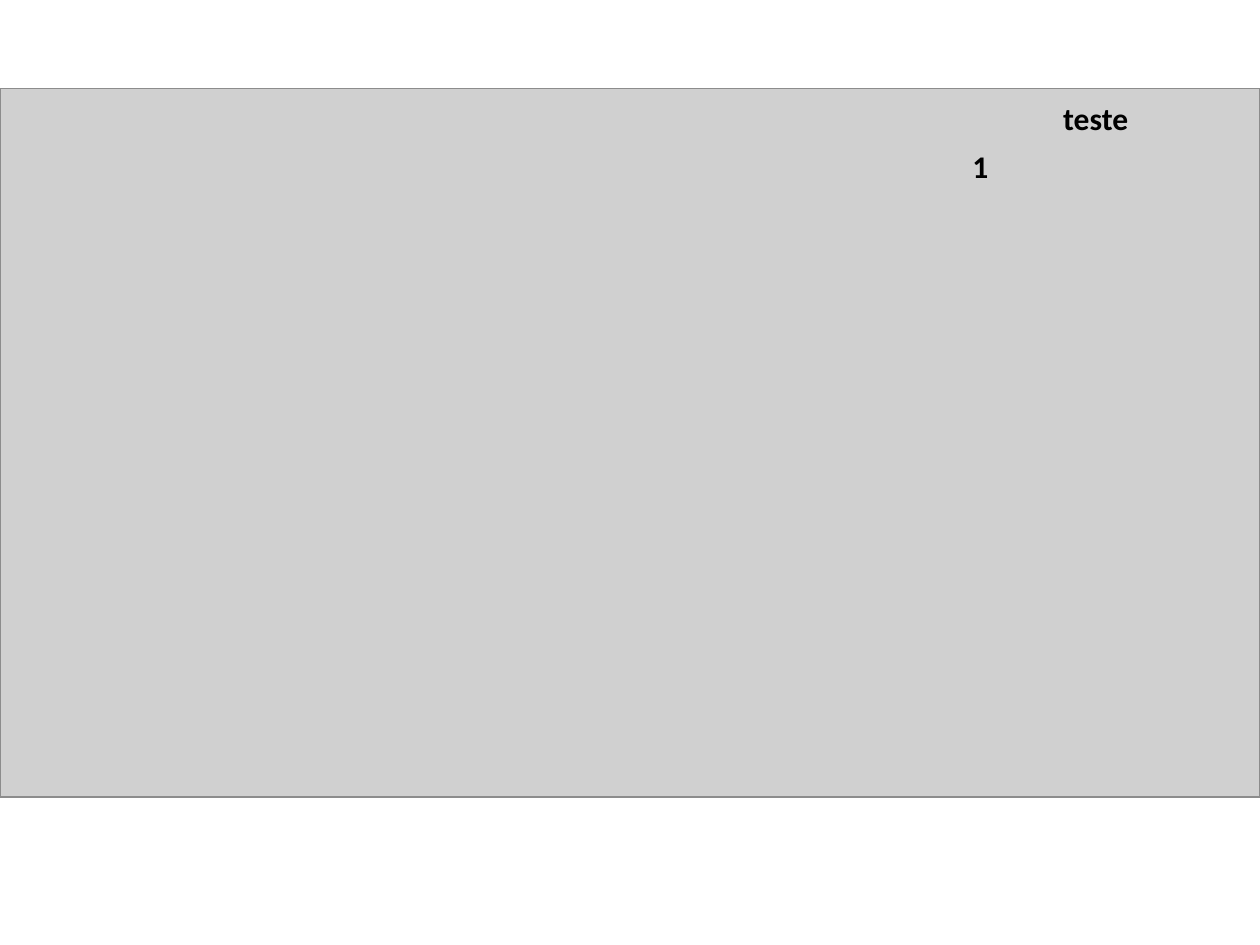
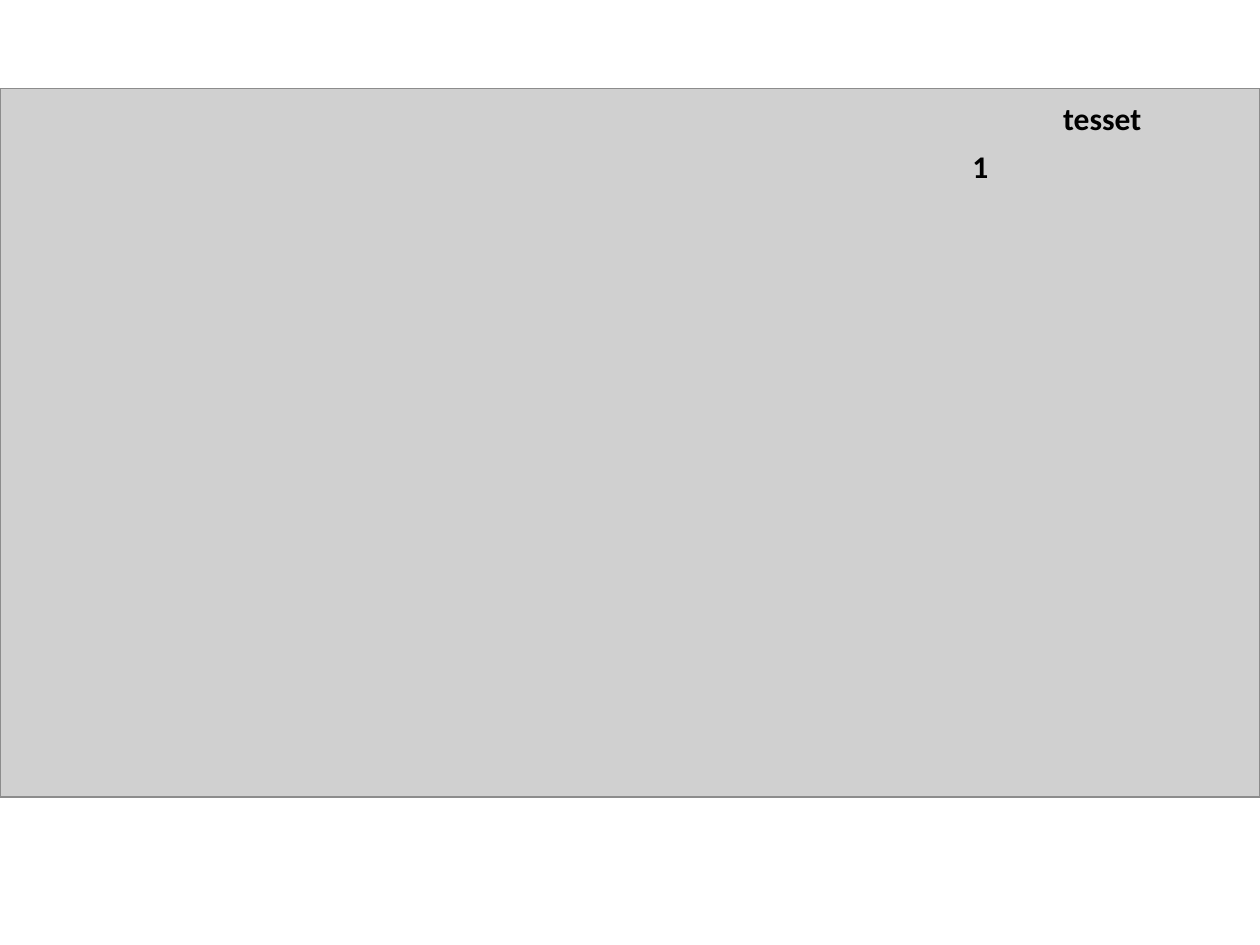
Before and after one commit to Caique0Og/AutomacaoAvaliativa, a slide deck: slide 3 of oldVersion/apresentacao_com_fundo_e_grafico.pptx. Drawn at 1260x945 pixels with LibreOffice and Linux fonts; fonts in the diff are those of the drawing; grey boxes stand for pictures. Boxes give left, top, right and bottom in pixels: in the first picture for what was removed or moved away, otherwise in the second. Text is boxed around its words. In the diff, an @@ line names an element or a change of style, - is before the commit and + after.

```diff
--- a/oldVersion/apresentacao_com_fundo_e_grafico.pptx
+++ b/oldVersion/apresentacao_com_fundo_e_grafico.pptx
@@ text at [1063, 110, 1141, 131]: text changed @@
-teste
+tesset
```
Also in this commit, not shown: 2 other slides changed, 17 other files.
